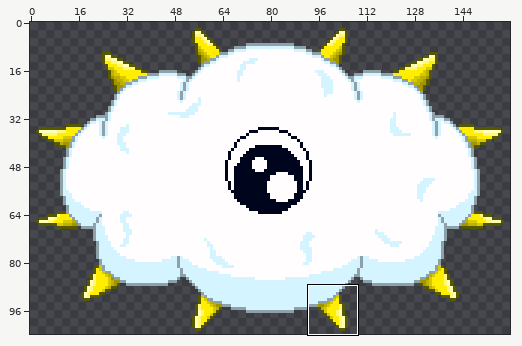
Two states of a sprite sheet, NPCs/BestiaryTextures/KrackoPortrait.png. The picture above shows the old version from afar; the outline marks the close-up.
Close-up. As it was:
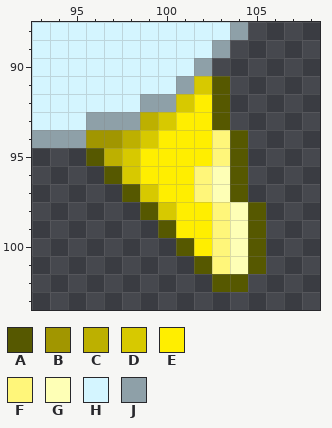
The file is 320x208 pixels, drawn in blocks of 2x2; one block is one cell here. Colours within 5 levels of each other are drawn and written as one. Shown: x 93..108, y 88..103. The commit also changed other parts of the picture, which this record leaves out.
Palette (. is transparent): A #565800  B #a19600  C #bdb000  D #d7c900  E #ffee00  F #fff67a  G #feffb6  H #d4f5ff  J #8ea0a8
Pixels before, first column x 93:
 88 HHHHHHHHHHHJ.
 89 HHHHHHHHHHJ..
 90 HHHHHHHHHJ...
 91 HHHHHHHHJDA..
 92 HHHHHHJJDEA..
 93 HHHJJJCDEEA..
 94 JJJBBCDEEEFA.
 95 ...ACDEEEEFA.
 96 ....ADEEEFGA.
 97 .....ADEEFGA.
 98 ......ADEEFGA
 99 .......AEEFGA
100 ........AEFGA
101 .........AFGA
102 ..........AA.
The same view after the edit:
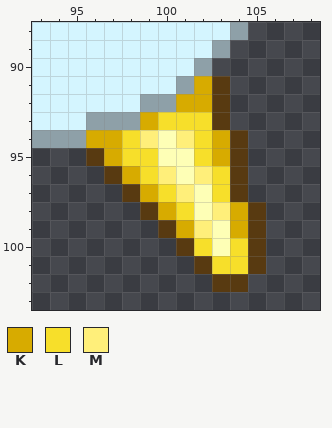
Colours new in this view: K #d7ab00  L #f7df2a  M #ffef7a
The exact change:
colour A: #565800 -> #583a11
Changed rows in their new state; - is a pixel that keeps its letter.
first column x 96:
 91 ------K--
 92 -----KK--
 93 ---KLLL--
 94 KKLMGMLK-
 95 -KLLGGLK-
 96 --KLMGML-
 97 ---KLMGL-
 98 ----KLGMK
 99 -----KMGK
100 ------LGL
101 -------LL
